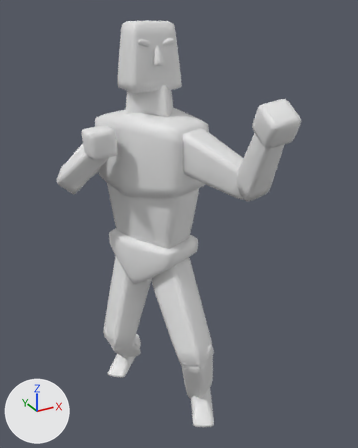
An edit to the FBX model Assets/GOAP - DevLog #2 (Demo)/Models/SM_SimpleHumanoid.fbx, drawn before and after from the same camera.
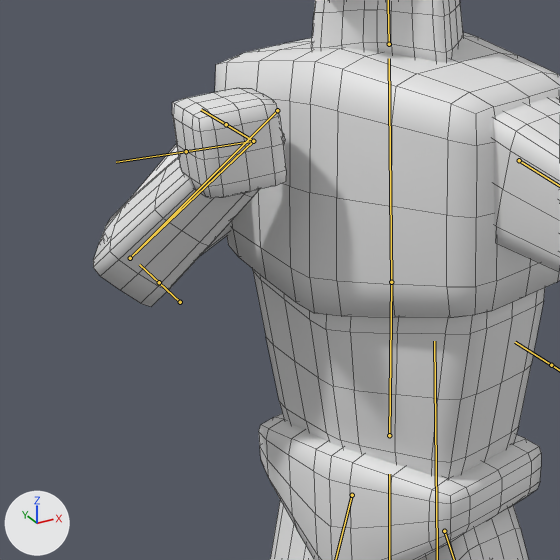
Old and new are each drawn whole from a 50 mm camera at (-1.013, -1.989, 1.912) aimed at (-0.035, -0.211, 1.023) and again close up on the part from 8% to 57% of the width and 22% to 61% of the height. Lighting does not change. The marker at lower left points along +X, +Y and +Z. Both versions are drawn at frame 17 of the action 'SM_SimpleHumanoid|Fight'; the numbers are the values there. The bones that bend it are drawn over the model as lines in the close-ups. The close-ups show mesh edges as thin lines.

The first close-up shows 'SM_SimpleHumanoidMesh'.
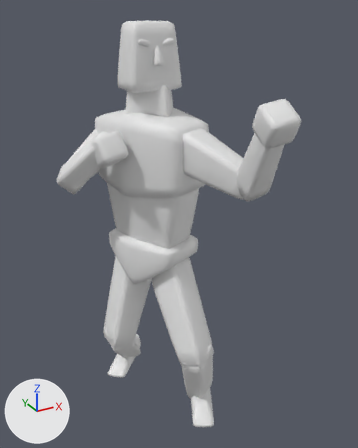
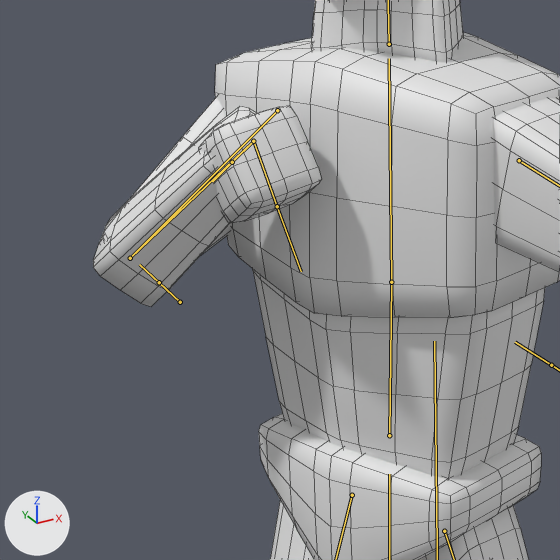
Changed parts and their boxes (x1, y1, x2, y2) in the close-ups (560 x 560 px):
'SM_SimpleHumanoidMesh', posed
    both: (93, 0, 560, 560)
bone 'hand.l', root to tip
    before: (253, 141) to (186, 151)
    after: (253, 141) to (277, 206)

What the commit changed:
Bone 'hand.l' (bone_hand_l) turns from (-78, 37, 59) to (-87, 136, 31) degrees about its own x, y and z.
